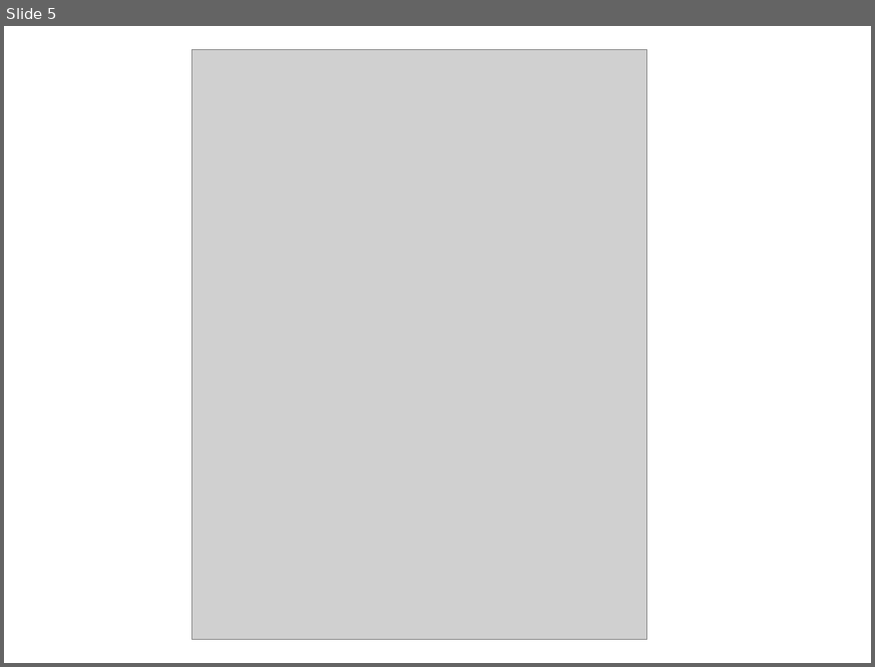
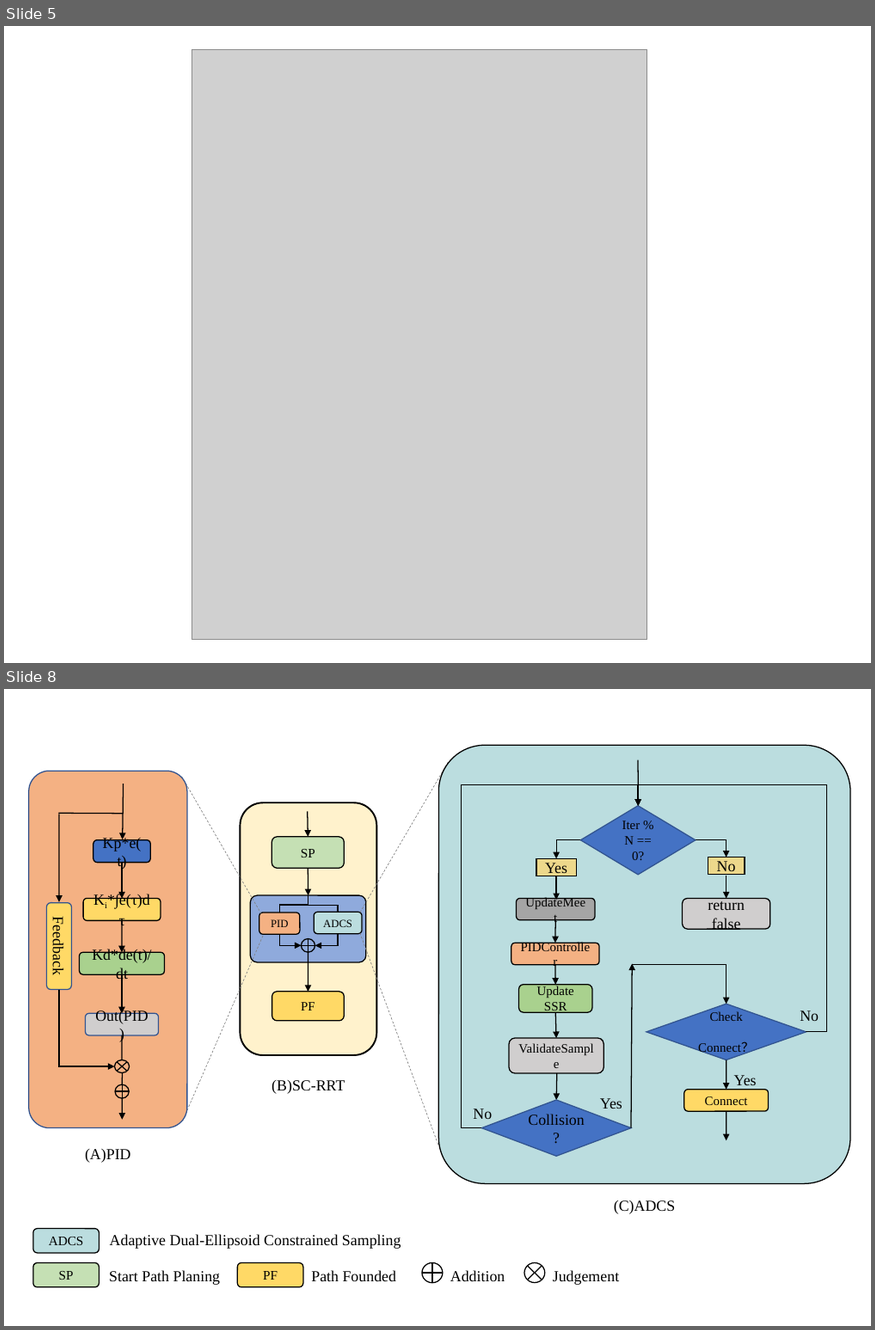
Before and after one commit to Montage-debug/Obesidian, a slide deck: 01-项目实践/机械革命项目/SC-RRT小论文编写/流程图/流程图绘制模板.pptx. Shown one above the other, each under a label of ours: slide 5 before the commit, slides 5 and 8 after it; the slides between them are not shown. The pictures are 875x667 and 875x1330 pixels, drawn with LibreOffice and Linux fonts; fonts in the diff are those of the drawing; grey boxes stand for pictures. Boxes give left, top, right and bottom in pixels: in the first picture for what was removed or moved away, otherwise in the second. Text is boxed around its words. In the diff, an @@ line names an element or a change of style, - is before the commit and + after.

```diff
--- a/01-项目实践/机械革命项目/SC-RRT小论文编写/流程图/流程图绘制模板.pptx
+++ b/01-项目实践/机械革命项目/SC-RRT小论文编写/流程图/流程图绘制模板.pptx
@@ slide 8 added at box(4, 689, 871, 1326), background #FFFFFF @@
@@ arrow added from (638, 760) to (639, 806), #000000 1 pt @@
@@ rounded rectangle added at box(272, 992, 345, 1021), fill #FFD966, outline #000000 1 pt, 11.7 pt, text #000000 @@
+PF
@@ group added at box(28, 745, 851, 1183): 18 rounded rectangles, 17 arrows, 9 lines, 8 elbow arrows, 4 texts, 3 diamonds, 2 elbow lines, 2 flow chart ors, 2 rectangles, 1 flow chart summing junction @@
+PID
+ADCS
+SP
+Kp*e(t)
+Ki*∫e(τ)dτ
+Kd*de(t)/dt
+Out(PID)
+Feedback
+Yes
+PIDController
+Connect
+UpdateMeet
+Iter % N == 0?
+No
+ValidateSample
+Update SSR
+return false
+Collision?
+Check
+Connect？
+Yes
+No
+Yes
+No
@@ text added at box(271, 1080, 345, 1094), 14 pt, text #000000 @@
+(B)SC-RRT
@@ arrow added from (726, 1111) to (726, 1141), #000000 1 pt @@
@@ text added at box(85, 1149, 131, 1163), 14 pt, text #000000 @@
+(A)PID
@@ text added at box(614, 1201, 675, 1214), 14 pt, text #000000 @@
+(C)ADCS
@@ rounded rectangle added at box(33, 1228, 99, 1252), fill #BBDDDF, outline #000000 1 pt, 12 pt, text #000000 @@
+ADCS
@@ text added at box(110, 1234, 401, 1249), 14 pt, text #000000 @@
+Adaptive Dual-Ellipsoid Constrained Sampling
@@ rounded rectangle added at box(33, 1263, 99, 1288), fill #C5E0B4, outline #000000 1 pt, 12 pt, text #000000 @@
+SP
@@ text added at box(109, 1270, 221, 1285), 14 pt, text #000000 @@
+Start Path Planing
@@ rounded rectangle added at box(238, 1263, 303, 1288), fill #FFD966, outline #000000 1 pt, 12 pt, text #000000 @@
+PF
@@ text added at box(311, 1270, 397, 1282), 14 pt, text #000000 @@
+Path Founded
@@ flow chart or added at box(423, 1263, 443, 1282), outline #000000 1 pt @@
@@ text added at box(450, 1270, 505, 1282), 14 pt, text #000000 @@
+Addition
@@ flow chart summing junction added at box(524, 1263, 545, 1282), outline #000000 1 pt @@
@@ text added at box(553, 1270, 619, 1285), 14 pt, text #000000 @@
+Judgement
```
Also in this commit, not shown: 2 slides changed, 3 other files.
